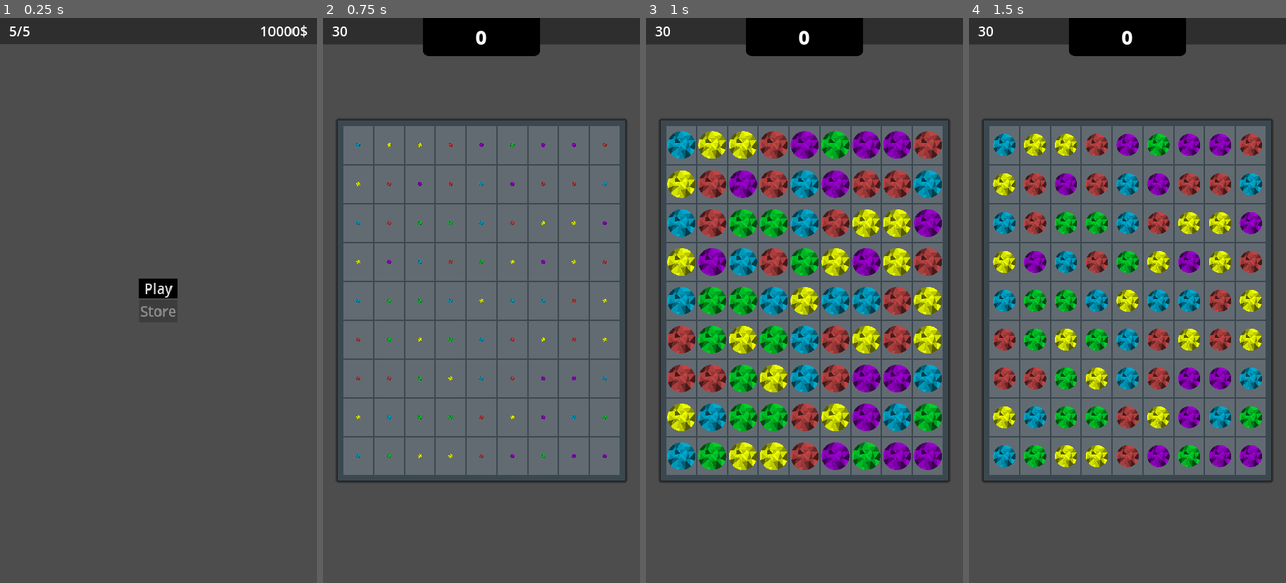
Above: before the commit, frames 1-4 (left to right).
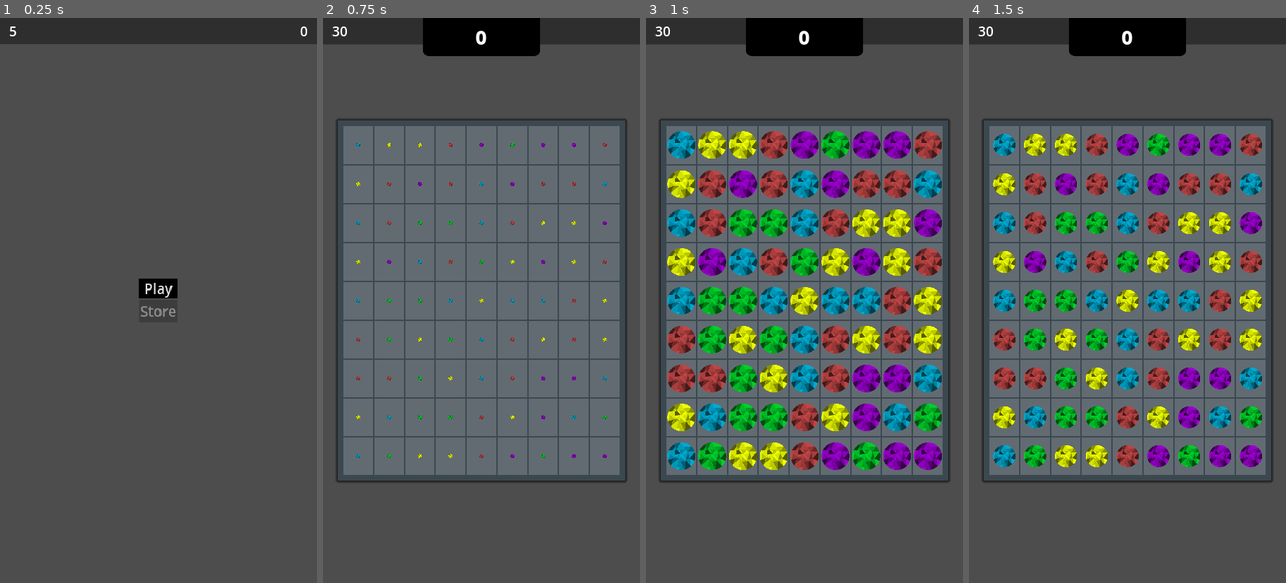
Above: after the commit, the same moments.

Repository: kuma-gee/holo-crush
Game: Godot game, scene res://src/start.tscn
Same seed, same stepped clock (60 frames per second), same inputs: the game is played once before the commit and once after it. The engine's default icon, where the game draws it, is replaced by a stand-in: a white triangle on a blue panel in a dark square.
Inputs (mouse positions are in pixels of both pictures, inside the frame that each line leads up to):
- Up to frame 1 (0.25 s): no input
- Up to frame 2 (0.75 s): click "Play" at 0.5 s
- Up to frame 3 (1 s): no input
- Up to frame 4 (1.5 s): tap Enter at 1.25 s; drag from (1003, 142) to (1159, 176) at 1.27 s

The runs differ from the first frame. In frame 1, 0.2% of the frame differs, in the area x 5-97%, y 1-4%; in frame 2, nothing differs; in frame 3, nothing differs; in frame 4, nothing differs.

Commit message:
add points + energy

Diff:
--- a/godot/project.godot
+++ b/godot/project.godot
@@ -21,6 +21,7 @@
 SceneManager="*res://addons/scene-manager/SceneManager.tscn"
 Env="*res://addons/debug/Env.gd"
 Debug="*res://addons/debug/Debug.tscn"
+GameManager="*res://src/game_manager.tscn"
 
 [debug]
 
--- a/godot/src/game.gd
+++ b/godot/src/game.gd
@@ -32,6 +32,7 @@
 func _on_gameover():
 	end_score.text = tr("Score") + ": " + str(score)
 	gameover.show()
+	GameManager.scored(score)
 
 func _on_grid_scored(value):
 	score += value
@@ -45,3 +46,7 @@
 func _on_grid_turn_used():
 	turns -= 1
 	turns_label.text = str(turns)
+
+
+func _on_menu_pressed():
+	get_tree().change_scene_to_file("res://src/start.tscn")
--- a/godot/src/game.tscn
+++ b/godot/src/game.tscn
@@ -176,6 +176,10 @@
 layout_mode = 2
 text = "Restart"
 
+[node name="Menu" type="Button" parent="GameOver/PanelContainer/MarginContainer/VBoxContainer"]
+layout_mode = 2
+text = "Back"
+
 [node name="AudioStreamPlayer" type="AudioStreamPlayer" parent="."]
 stream = ExtResource("7_g8nju")
 volume_db = -30.0
@@ -186,3 +190,4 @@
 [connection signal="scored" from="Main/AspectRatioContainer/MarginContainer/MarginContainer2/Grid" to="." method="_on_grid_scored"]
 [connection signal="turn_used" from="Main/AspectRatioContainer/MarginContainer/MarginContainer2/Grid" to="." method="_on_grid_turn_used"]
 [connection signal="pressed" from="GameOver/PanelContainer/MarginContainer/VBoxContainer/Restart" to="." method="_on_restart_pressed"]
+[connection signal="pressed" from="GameOver/PanelContainer/MarginContainer/VBoxContainer/Menu" to="." method="_on_menu_pressed"]
--- /dev/null
+++ b/godot/src/game_manager.gd
@@ -0,0 +1,16 @@
+extends Node
+
+var points := 0
+
+var max_energy := 5
+@onready var energy := max_energy
+
+func scored(score: int):
+	points += floor(score / 100)
+
+func start_game():
+	if GameManager.energy > 0:
+		energy -= 1
+		get_tree().change_scene_to_file("res://src/game.tscn")
+	else:
+		print("No energy")
--- /dev/null
+++ b/godot/src/game_manager.tscn
@@ -0,0 +1,6 @@
+[gd_scene load_steps=2 format=3 uid="uid://cn81olkklufoh"]
+
+[ext_resource type="Script" path="res://src/game_manager.gd" id="1_hnxtg"]
+
+[node name="GameManager" type="Node"]
+script = ExtResource("1_hnxtg")
--- a/godot/src/start.gd
+++ b/godot/src/start.gd
@@ -1,6 +1,11 @@
 extends Control
 
-@export var game: PackedScene
+@export var energy: Label
+@export var points: Label
+
+func _ready():
+	energy.text = str(GameManager.energy)
+	points.text = str(GameManager.points)
 
 func _on_play_pressed():
-	get_tree().change_scene_to_packed(game)
+	GameManager.start_game()
--- a/godot/src/start.tscn
+++ b/godot/src/start.tscn
@@ -1,11 +1,10 @@
-[gd_scene load_steps=5 format=3 uid="uid://qdwfqb2qwrxb"]
+[gd_scene load_steps=4 format=3 uid="uid://qdwfqb2qwrxb"]
 
 [ext_resource type="Theme" uid="uid://cvvavdkxk7llv" path="res://theme/theme.tres" id="1_rg8bf"]
 [ext_resource type="Script" path="res://src/start.gd" id="2_af8bd"]
-[ext_resource type="PackedScene" uid="uid://di8g8e6s34cik" path="res://src/game.tscn" id="3_ljf05"]
 [ext_resource type="AudioStream" uid="uid://cfwc8qonkflxm" path="res://assets/sound/astro_Inst_hololive_202308052333.mp3" id="4_lb12p"]
 
-[node name="Start" type="Control"]
+[node name="Start" type="Control" node_paths=PackedStringArray("energy", "points")]
 layout_mode = 3
 anchors_preset = 15
 anchor_right = 1.0
@@ -14,7 +13,8 @@
 grow_vertical = 2
 theme = ExtResource("1_rg8bf")
 script = ExtResource("2_af8bd")
-game = ExtResource("3_ljf05")
+energy = NodePath("PanelContainer/Top/Energy")
+points = NodePath("PanelContainer/Top/Points")
 
 [node name="PanelContainer" type="PanelContainer" parent="."]
 layout_mode = 1
@@ -30,7 +30,7 @@
 theme_override_constants/margin_right = 30
 theme_override_constants/margin_bottom = 10
 
-[node name="HP" type="Label" parent="PanelContainer/Top"]
+[node name="Energy" type="Label" parent="PanelContainer/Top"]
 layout_mode = 2
 size_flags_horizontal = 0
 size_flags_vertical = 0
